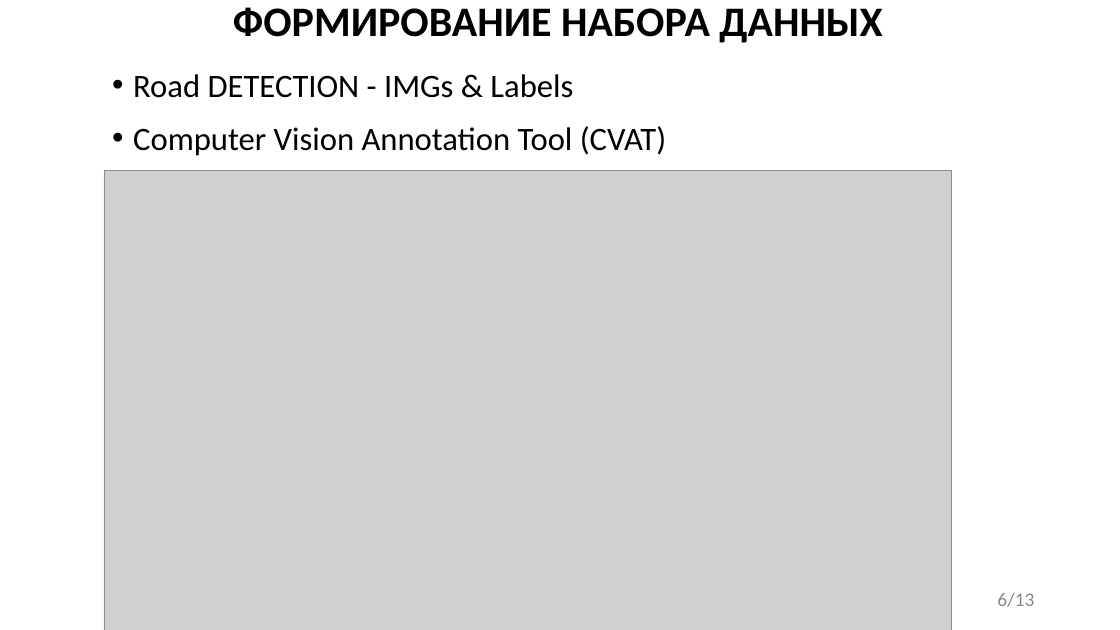
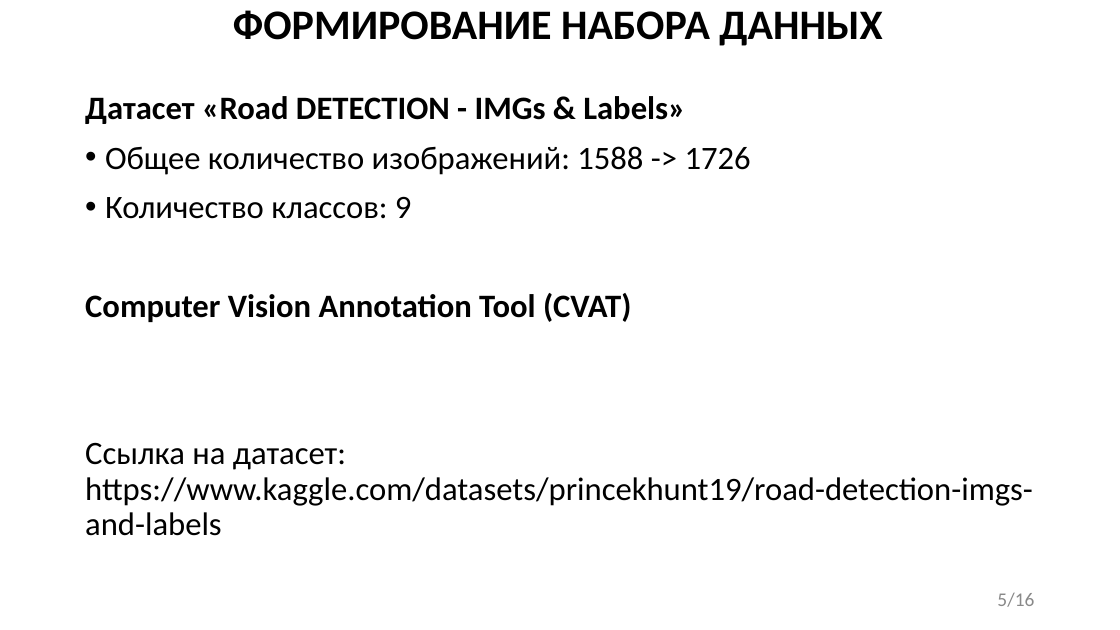
Before and after one commit to FaceMan01/Homework, a slide deck: slide 5 of ВКР/презентация.ppt (slide 6 before the commit). Drawn at 1120x630 pixels with LibreOffice and Linux fonts; fonts in the diff are those of the drawing; grey boxes stand for pictures. Boxes give left, top, right and bottom in pixels: in the first picture for what was removed or moved away, otherwise in the second. Text is boxed around its words. In the diff, an @@ line names an element or a change of style, - is before the commit and + after.

```diff
--- a/ВКР/презентация.ppt
+++ b/ВКР/презентация.ppt
@@ text "Датасет «Road DETECTION - IMGs ..." moved from (x1=133, y1=74, x2=666, y2=156) to (x1=85, y1=96, x2=1033, y2=536) @@
@@ text at (x1=85, y1=96, x2=751, y2=219): text changed @@
-• Road DETECTION - IMGs & Labels
+Датасет «Road DETECTION - IMGs & Labels»
+• Общее количество изображений: 1588 -> 1726
+• Количество классов: 9
@@ picture removed at (x1=104, y1=170, x2=951, y2=630) @@
@@ text at (x1=85, y1=293, x2=631, y2=322): bold on in "Computer Vision Annotation Tool (CVAT)"; bullet • to none; line spacing 1 to 0.9 @@
@@ text at (x1=85, y1=442, x2=1033, y2=536): paragraph added @@
+Ссылка на датасет: https://www.kaggle.com/datasets/princekhunt19/road-detection-imgs-and-labels
@@ page number at (x1=997, y1=593, x2=1034, y2=607): text changed @@
-6/13
+5/16
```
Also in this commit, not shown: 8 other slides changed, 8 slides added, 4 slides removed, 1 other file.
